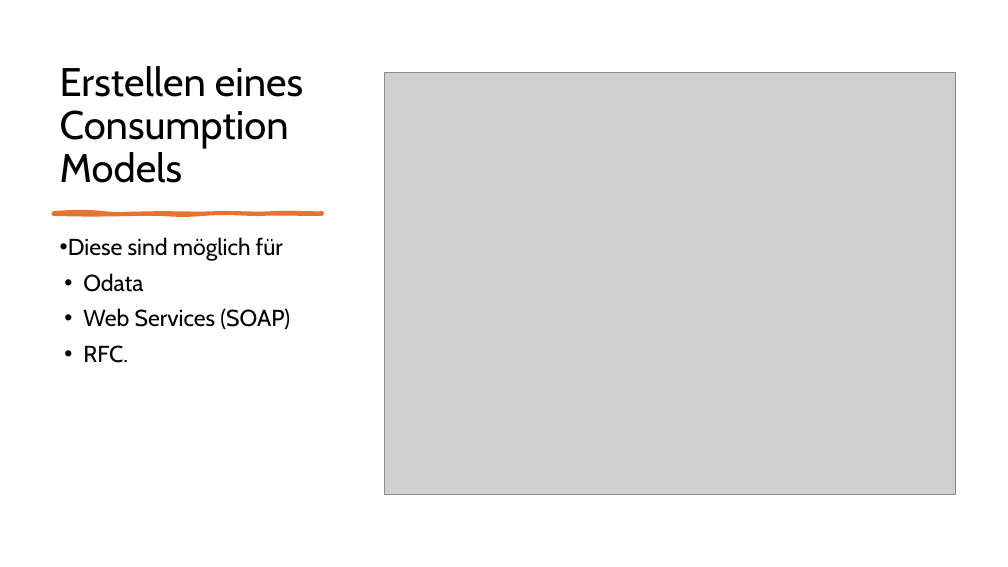
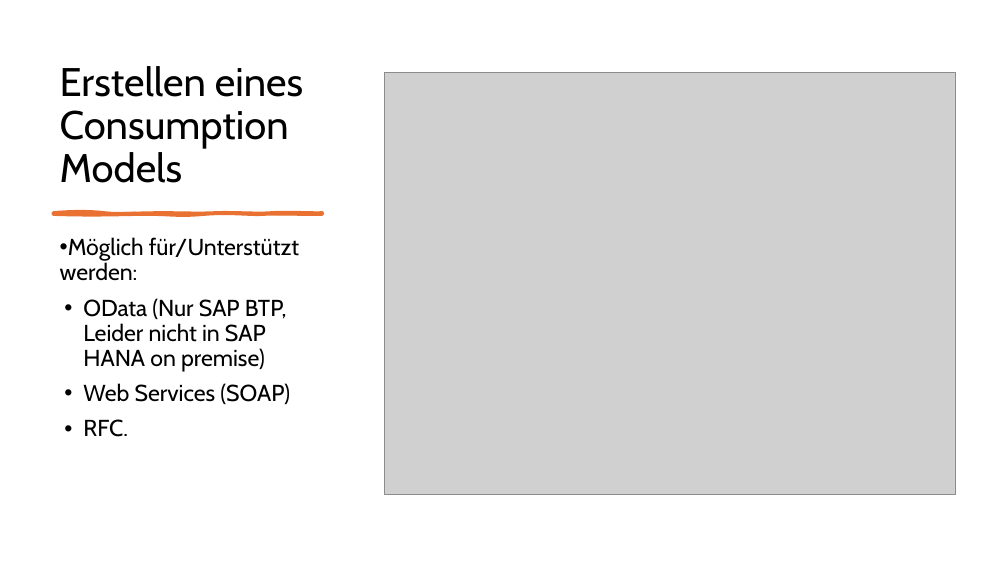
Before and after one commit to MatLange/Schulung, a slide deck: slide 7 of RAP Presentationen/Tag4.2 - UnmanagedQuery_DE.pptx (slide 6 before the commit). Drawn at 1008x567 pixels with LibreOffice and Linux fonts; fonts in the diff are those of the drawing; grey boxes stand for pictures. Boxes give left, top, right and bottom in pixels: in the first picture for what was removed or moved away, otherwise in the second. Text is boxed around its words. In the diff, an @@ line names an element or a change of style, - is before the commit and + after.

```diff
--- a/RAP Presentationen/Tag4.2 - UnmanagedQuery_DE.pptx
+++ b/RAP Presentationen/Tag4.2 - UnmanagedQuery_DE.pptx
@@ text at (60,237,299,372): text changed @@
-• Diese sind möglich für
-• Odata
+• Möglich für/Unterstützt werden:
+• OData (Nur SAP BTP, Leider nicht in SAP HANA on premise)
```
Also in this commit, not shown: 7 other slides changed, 4 slides added, 1 slide removed.
